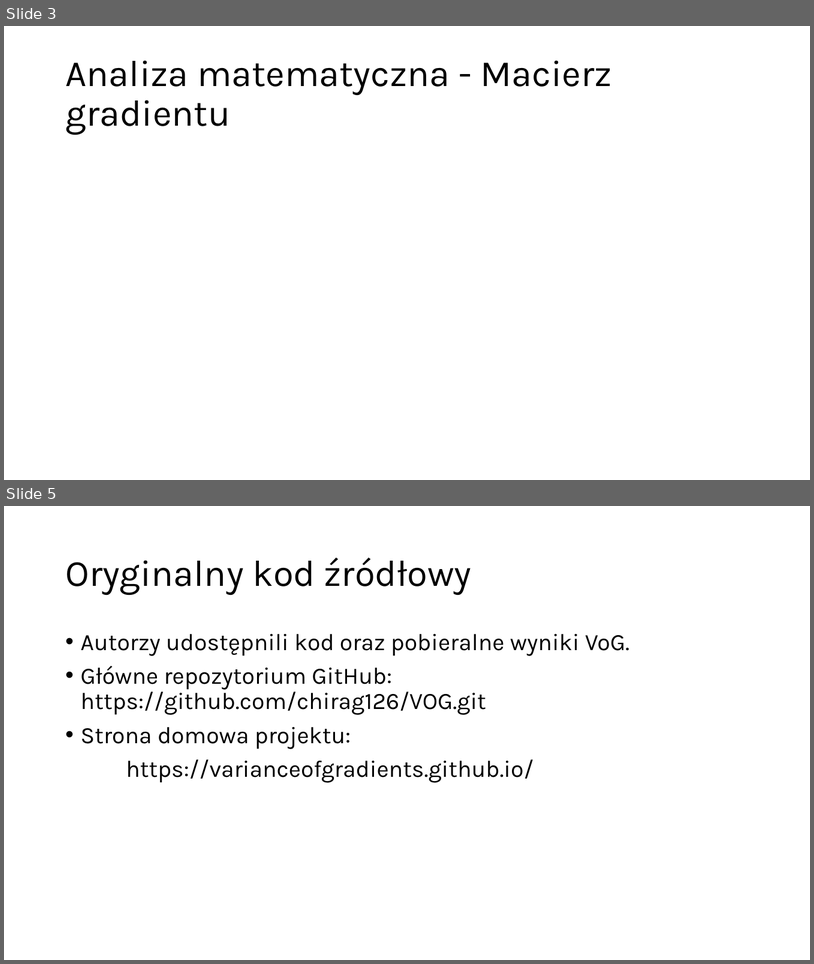
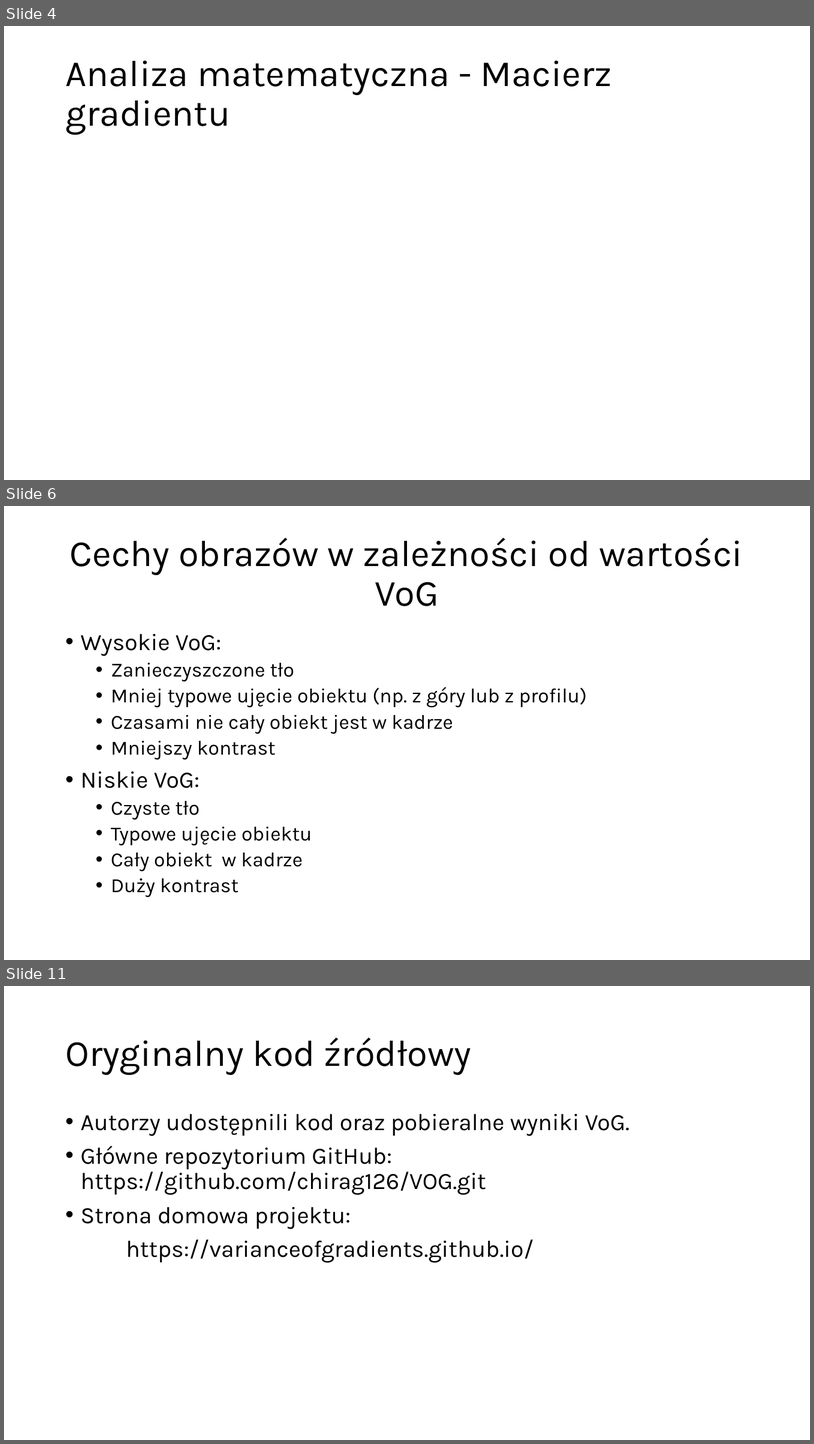
Before and after one commit to Fichey/Impact-of-Data-Ranking-on-Training-Dynamics, a slide deck: Analiza Teoretyczna Metryki VoG.pptx. Shown one above the other, each under a label of ours: slides 3 and 5 before the commit, slides 4, 6 and 11 after it; the slides between them are not shown. The pictures are 814x964 and 814x1444 pixels, drawn with LibreOffice and Linux fonts; fonts in the diff are those of the drawing; grey boxes stand for pictures. Boxes give left, top, right and bottom in pixels: in the first picture for what was removed or moved away, otherwise in the second. Text is boxed around its words. In the diff, an @@ line names an element or a change of style, - is before the commit and + after.

```diff
--- a/Analiza Teoretyczna Metryki VoG.pptx
+++ b/Analiza Teoretyczna Metryki VoG.pptx
@@ slide 6 added at (4,506,810,960), background #FFFFFF @@
@@ title added at (70,538,743,606), 44 pt, text #000000 @@
+Cechy obrazów w zależności od wartości VoG
@@ text added at (81,634,587,897), 24 pt, text #000000 @@
+• Wysokie VoG:
+  • Zanieczyszczone tło
+  • Mniej typowe ujęcie obiektu (np. z góry lub z profilu)
+  • Czasami nie cały obiekt jest w kadrze
+  • Mniejszy kontrast
+• Niskie VoG:
+  • Czyste tło
+  • Typowe ujęcie obiektu
+  • Cały obiekt w kadrze
+  • Duży kontrast
@@ what was slide 3 is now slide 4 @@
@@ what was slide 5 is now slide 11 @@
```
Also in this commit, not shown: 2 slides changed, 5 other slides added.
